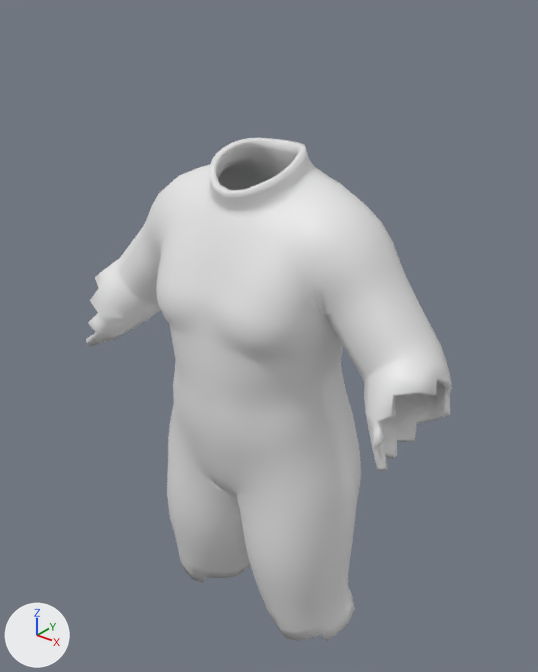
Two versions of the FBX model unity/Assets/Art/Chars/Garments/devote_clerk.fbx, one commit apart.
Before and after are seen from a 50 mm camera at (0.845, -1.058, 1.729) aimed at (0.001, -0.002, 1.075). The lights are fixed; the arrows at lower left show +X, +Y and +Z. The picture after the commit comes second.

The scene before the commit, as lines of its bpy script (objects in view):
```python
me_garment_devote_clerk = bpy.data.meshes.new('garment_devote_clerk')
me_garment_devote_clerk.from_pydata(...)  # 3826 vertices, 3832 faces; spans x -0.413..0.413, y -0.192..0.139, z 0.426..1.456
# faces by material slot: [3478, 354]
me_garment_devote_clerk.materials.append(mat_cloth)  # white #e7e7e7
me_garment_devote_clerk.materials.append(mat_accent)  # white #e7e7e7
ob_garment_devote_clerk = bpy.data.objects.new('garment_devote_clerk', me_garment_devote_clerk)
ob_garment_devote_clerk.location = (0.0, 0.0, 0.0)
```
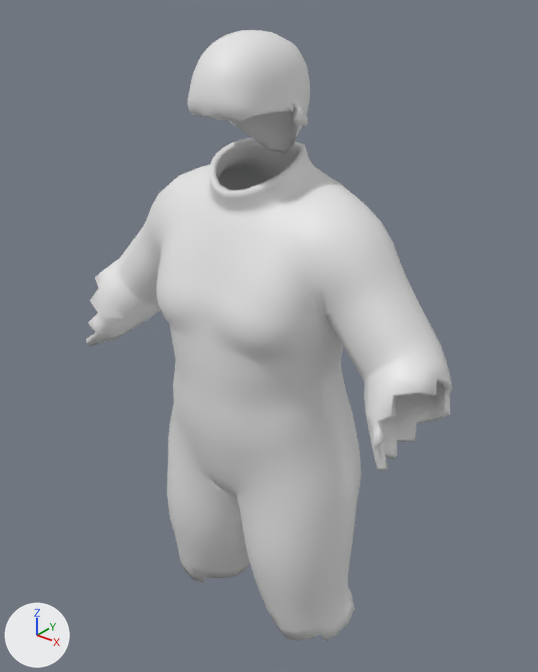
What changed in the scene script:
```text
Add mat_hair:
    mat_hair = principled_material('hair')
    mat_hair.base_color = (0.8, 0.8, 0.8)  # white #e7e7e7
Change me_garment_devote_clerk:
    used by ob_garment_devote_clerk; location = (0.0, 0.0, 0.0)
    remove me_garment_devote_clerk.from_pydata(...)  # 3826 vertices, 3832 faces; spans x -0.413..0.413, y -0.192..0.139, z 0.426..1.456
    add me_garment_devote_clerk.from_pydata(...)  # 6198 vertices, 6214 faces; spans x -0.413..0.413, y -0.192..0.139, z 0.426..1.648
    me_garment_devote_clerk part 1: a new loose piece of 1856 vertices spanning x -0.105..0.105, y -0.163..0.062, z 1.438..1.648, in mat_hair (white #e7e7e7)
    other edits to the shape of me_garment_devote_clerk do not show in these pictures
    add me_garment_devote_clerk.materials.append(mat_hair)  # white #e7e7e7
```

Boxes (x1, y1, x2, y2) around the edits, measured in the pictures (538 x 672 px):
'garment_devote_clerk', reshaped (21% taller): before (86, 138, 452, 641); after (86, 30, 452, 641)
part 1 of me_garment_devote_clerk, added: after (188, 30, 310, 153)
